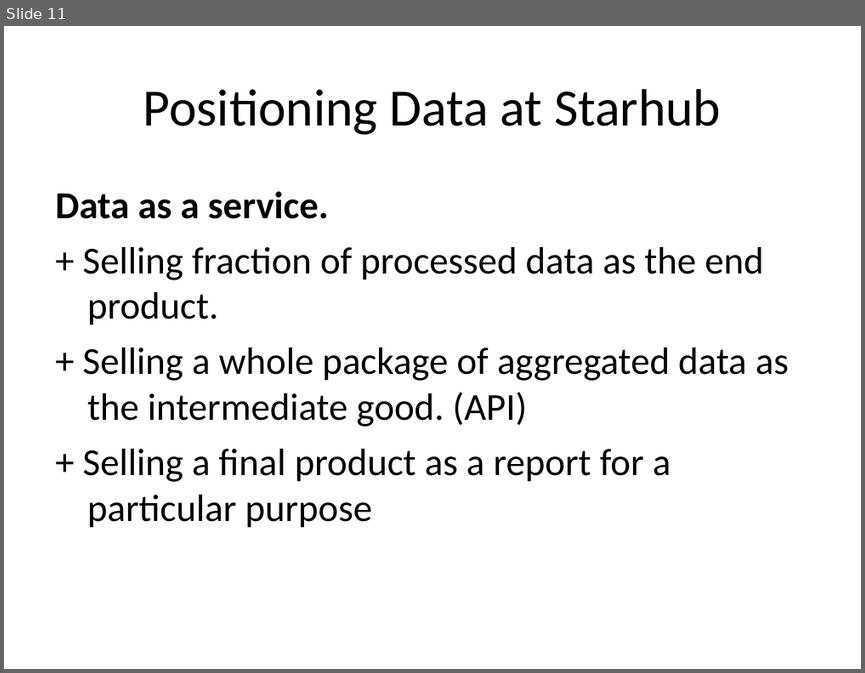
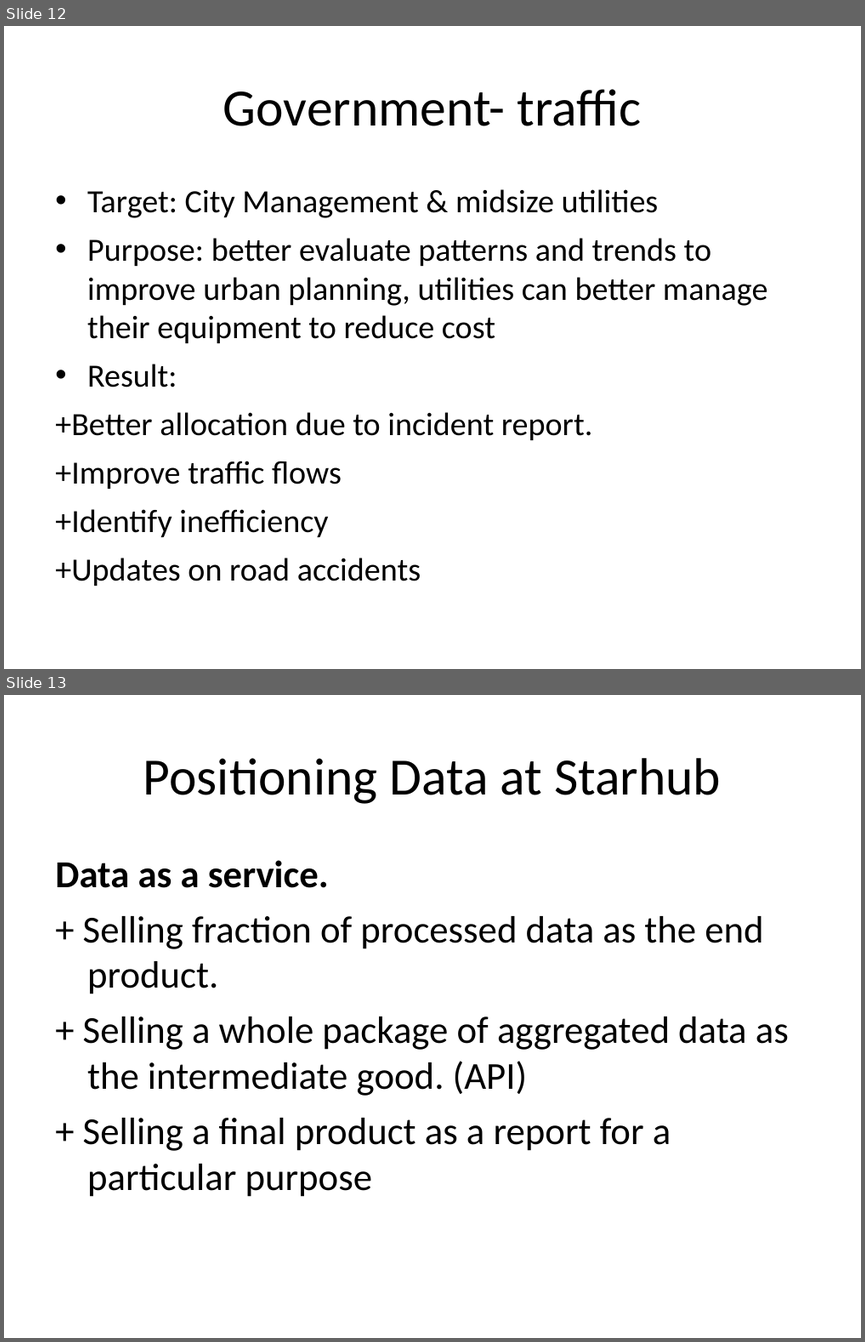
Before and after one commit to NUS-Anonymous/LTA-Data, a slide deck: Business Final Presentation/Presentation1.ppt. Shown one above the other, each under a label of ours: slide 11 before the commit, slides 12 and 13 after it. The pictures are 865x673 and 865x1342 pixels, drawn with LibreOffice and Linux fonts; fonts in the diff are those of the drawing. Boxes give left, top, right and bottom in pixels: in the first picture for what was removed or moved away, otherwise in the second. Text is boxed around its words. In the diff, an @@ line names an element or a change of style, - is before the commit and + after.

```diff
--- a/Business Final Presentation/Presentation1.ppt
+++ b/Business Final Presentation/Presentation1.ppt
@@ slide 12 added at <box>4,26,861,669</box>, background #FFFFFF @@
@@ title added at <box>223,89,642,126</box>, 44 pt, text #000000 @@
+Government- traffic
@@ text added at <box>55,189,768,585</box>, 27.2 pt, text #000000 @@
+• Target: City Management & midsize utilities
+• Purpose: better evaluate patterns and trends to improve urban planning, utilities can better manage their equipment to reduce cost
+• Result:
++Better allocation due to incident report.
++Improve traffic flows
++Identify inefficiency
++Updates on road accidents
@@ what was slide 11 is now slide 13 @@
```
Also in this commit, not shown: 2 slides changed, 3 other slides added, 4 other files.
